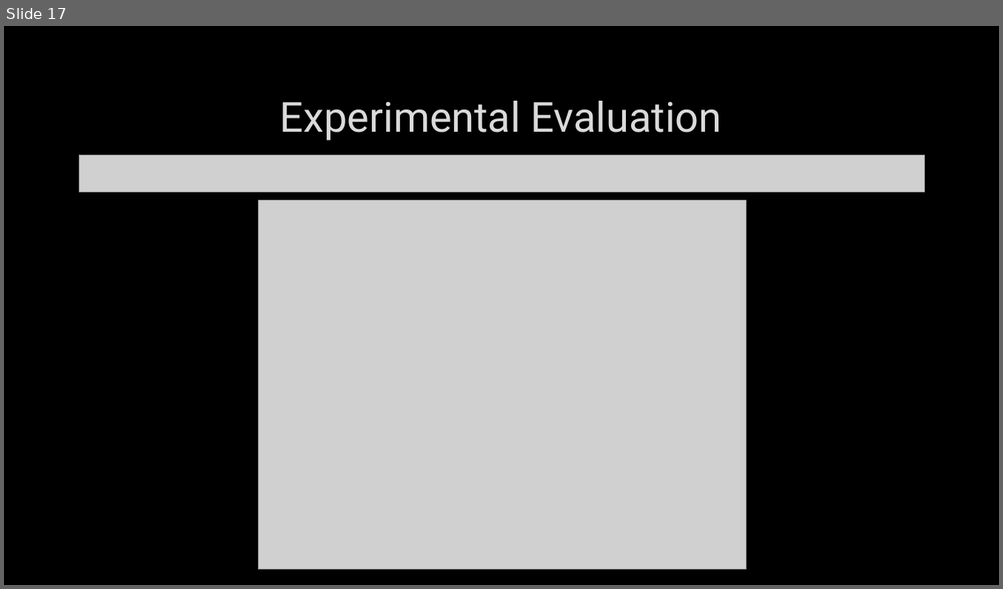
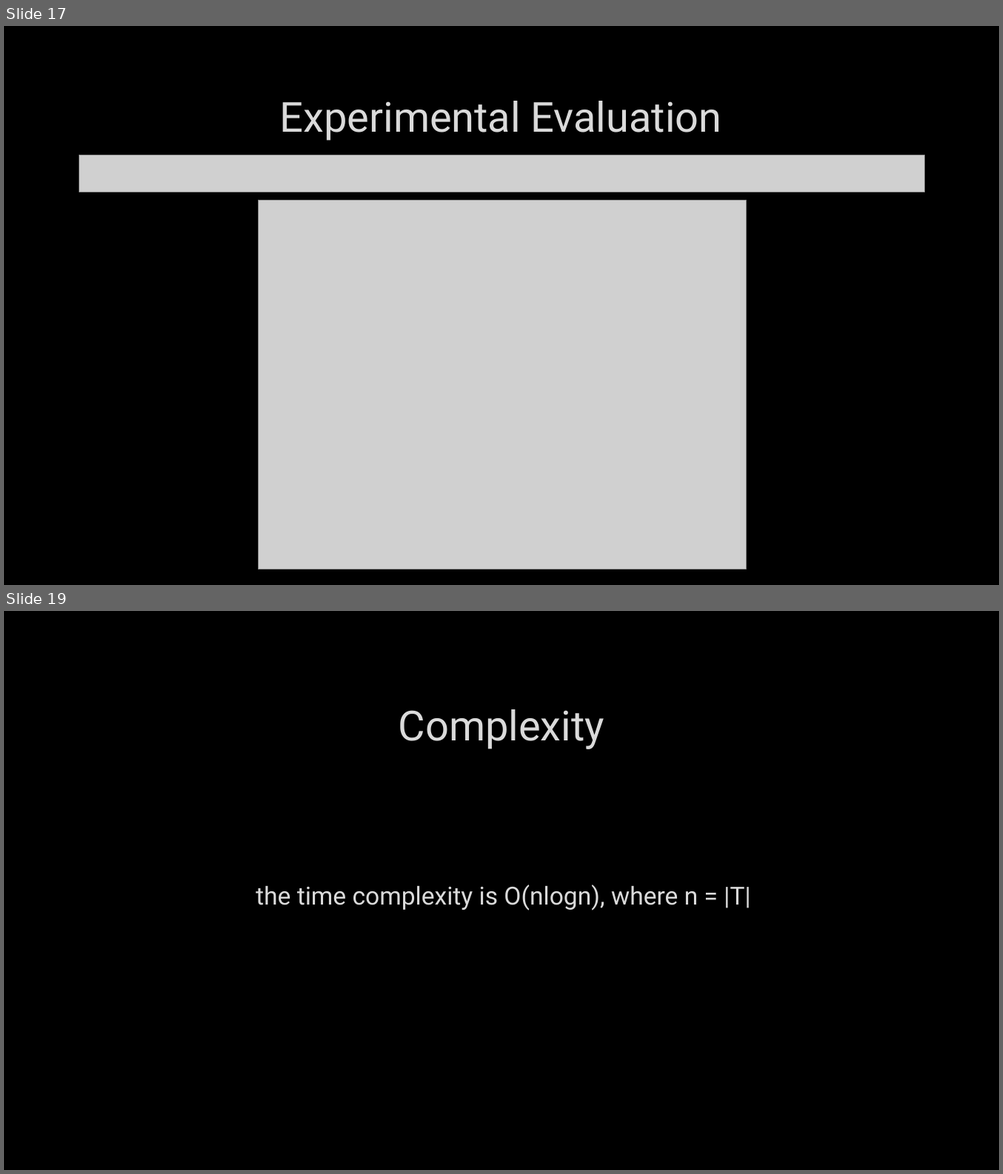
Before and after one commit to erfanghorbanee/Mondrian-Multidimensional-K-Anonymity, a slide deck: presentation/Mondrian-Multidimensional-K-Anonymity-main.pptx. Shown one above the other, each under a label of ours: slide 17 before the commit, slides 17 and 19 after it; the slides between them are not shown. The pictures are 1003x589 and 1003x1174 pixels, drawn with LibreOffice and Linux fonts; fonts in the diff are those of the drawing; grey boxes stand for pictures; background and template pictures are left out. Boxes give left, top, right and bottom in pixels: in the first picture for what was removed or moved away, otherwise in the second. Text is boxed around its words. In the diff, an @@ line names an element or a change of style, - is before the commit and + after.

```diff
--- a/presentation/Mondrian-Multidimensional-K-Anonymity-main.pptx
+++ b/presentation/Mondrian-Multidimensional-K-Anonymity-main.pptx
@@ slide 19 added at [4, 611, 999, 1170], background picture (left out) @@
@@ title added at [398, 709, 604, 749], 40 pt, text #DADADA @@
+Complexity
@@ text added at [256, 885, 750, 911], 24 pt, text #DADADA @@
+the time complexity is O(nlogn), where n = |T|
```
Also in this commit, not shown: 2 slides changed, 2 other slides added.
